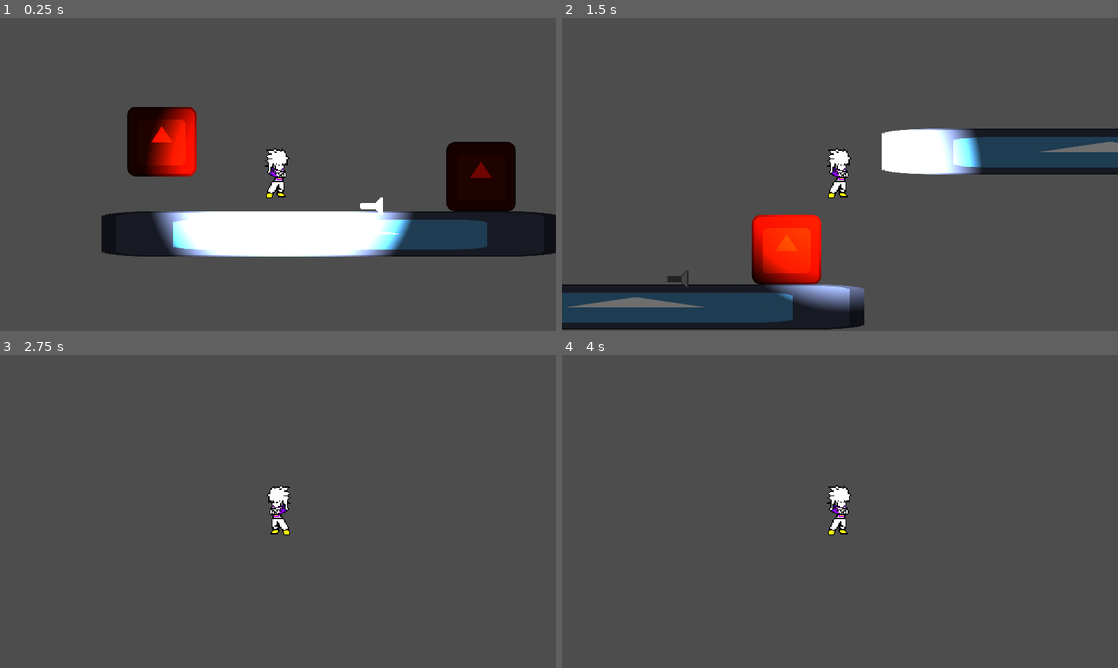
Above: before the commit, frames 1-4 (two rows, left to right).
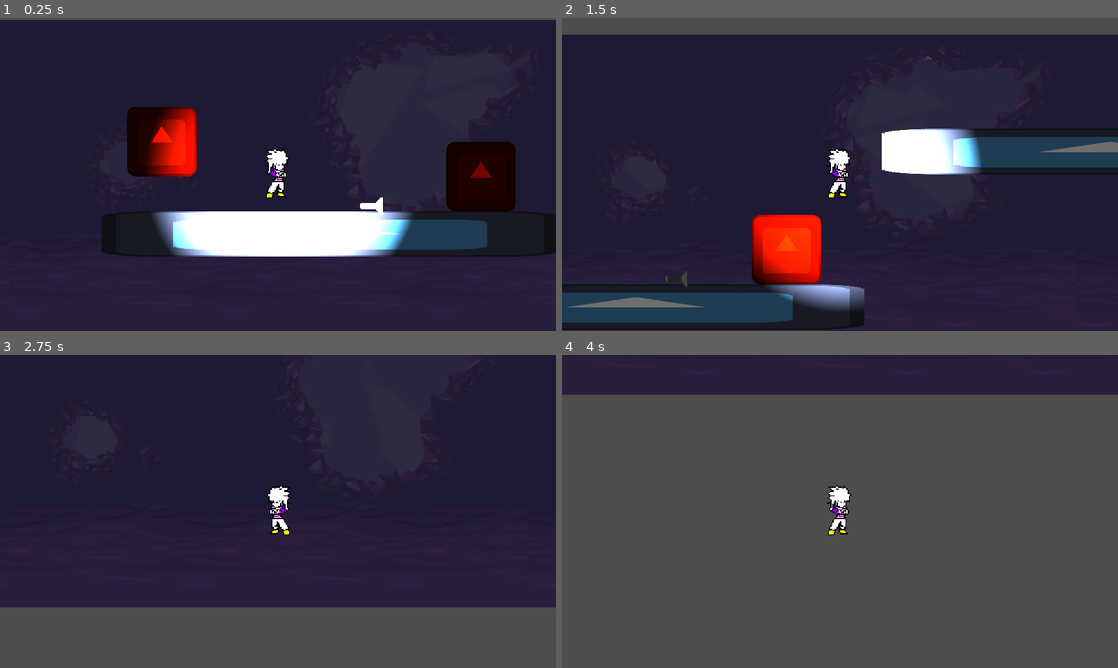
Above: after the commit, the same moments.

Repository: ChunchoMetalero/CC5408-Taller-de-Diseno-y-Desarrollo-de-Videojuegos
Game: Godot game, scene res://scenes/Elementos/main.tscn
The game is run twice, just before and just after one commit, with the same random seed, the same clock (stepped at 60 frames per second) and the same inputs. The engine's default icon, where the game draws it, is replaced by a stand-in: a white triangle on a blue panel in a dark square.
Inputs:
- Up to frame 1 (0.25 s): no input
- Up to frame 2 (1.5 s): hold D (right) from 0.53 s (still down); tap Q (drop) at 0.6 s; tap W (jump) at 0.77 s; tap E (lantern) at 1.35 s
- Up to frame 3 (2.75 s): tap W (jump) at 1.52 s; release D (right) at 2.03 s; hold A (left) from 2.03 s (still down); hold Space (light) from 2.03 s (still down)
- Up to frame 4 (4 s): release A (left) at 2.78 s; release Space (light) at 2.78 s; hold D (right) from 2.78 s (still down); tap Q (drop) at 2.85 s; tap W (jump) at 3.02, 3.77 s; tap E (lantern) at 3.6 s

The runs differ from the first frame. In frame 1, 82% of the frame differs, in the area x 0-100%, y 0-100%; in frame 2, 77%; in frame 3, 80%; in frame 4, 13%.

Commit message:
Background

Diff:
--- a/scenes/Elementos/main.tscn
+++ b/scenes/Elementos/main.tscn
@@ -1,7 +1,9 @@
-[gd_scene load_steps=6 format=3 uid="uid://dmtueo6xkvkuh"]
+[gd_scene load_steps=8 format=3 uid="uid://dmtueo6xkvkuh"]
 
 [ext_resource type="PackedScene" uid="uid://duhxccdq5wmyj" path="res://scenes/Elementos/player.tscn" id="1_2vbil"]
 [ext_resource type="PackedScene" uid="uid://bicig0mpcdtku" path="res://scenes/Elementos/linterna.tscn" id="3_ovpcr"]
+[ext_resource type="Texture2D" uid="uid://k58xxsxfywwm" path="res://resources/caverns-files-web/layers/background.png" id="4_udeyk"]
+[ext_resource type="Texture2D" uid="uid://dlc5umrgku56x" path="res://resources/caverns-files-web/layers/back-walls.png" id="5_7bh8n"]
 [ext_resource type="Texture2D" uid="uid://b3qlppn3kw1mc" path="res://icon.svg" id="6_ni4kg"]
 
 [sub_resource type="RectangleShape2D" id="RectangleShape2D_ct5aa"]
@@ -57,9 +59,6 @@
 
 [node name="linterna" parent="." instance=ExtResource("3_ovpcr")]
 
-[node name="CanvasModulate" type="CanvasModulate" parent="."]
-color = Color(0.431373, 0.431373, 0.431373, 1)
-
 [node name="Piso2" type="StaticBody2D" parent="."]
 position = Vector2(699, 47)
 metadata/_edit_group_ = true
@@ -86,3 +85,26 @@
 visible = false
 scale = Vector2(3.2, 3.2)
 shape = SubResource("RectangleShape2D_1f2i0")
+
+[node name="CanvasModulate" type="CanvasModulate" parent="."]
+color = Color(0.431373, 0.431373, 0.431373, 1)
+
+[node name="ParallaxBackground" type="ParallaxBackground" parent="."]
+
+[node name="ParallaxLayer2" type="ParallaxLayer" parent="ParallaxBackground"]
+motion_scale = Vector2(0.5, 0.5)
+motion_mirroring = Vector2(512, 0)
+
+[node name="Sprite2D" type="Sprite2D" parent="ParallaxBackground/ParallaxLayer2"]
+position = Vector2(-1.52588e-05, 0)
+scale = Vector2(2.70833, 1)
+texture = ExtResource("4_udeyk")
+centered = false
+
+[node name="ParallaxLayer" type="ParallaxLayer" parent="ParallaxBackground"]
+motion_scale = Vector2(0.2, 0.2)
+motion_mirroring = Vector2(512, 0)
+
+[node name="Sprite2D" type="Sprite2D" parent="ParallaxBackground/ParallaxLayer"]
+texture = ExtResource("5_7bh8n")
+centered = false
Binary file added: resources/caverns-files-web/Caverns-preview.jpg
Not shown, added: resources/caverns-files-web/Caverns-preview.jpg.import
Binary file added: resources/caverns-files-web/Caverns-x1-preview.png
Not shown, added: resources/caverns-files-web/Caverns-x1-preview.png.import
Binary file added: resources/caverns-files-web/layers/back-walls-fixed-side.png
Not shown, added: resources/caverns-files-web/layers/back-walls-fixed-side.png.import
Binary file added: resources/caverns-files-web/layers/back-walls-without-floor.png
Not shown, added: resources/caverns-files-web/layers/back-walls-without-floor.png.import
Binary file added: resources/caverns-files-web/layers/back-walls.png
Not shown, added: resources/caverns-files-web/layers/back-walls.png.import
Binary file added: resources/caverns-files-web/layers/background.png
Not shown, added: resources/caverns-files-web/layers/background.png.import
(and 5 more such lines)
